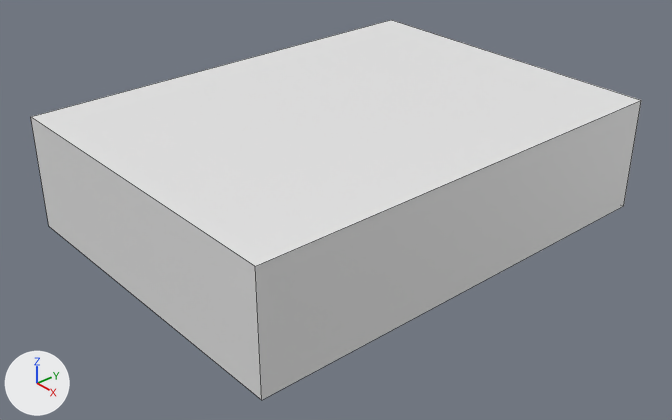
Before and after pictures for a commit that changed the Blender file Blender/RecoveryGuidanceUnit.blend.
One viewpoint serves both versions: a camera (50 mm lens) standing at (1.065, -0.94, 0.677) and looking at (0.021, -0.032, -0.069). Lighting does not change. The marker at lower left points along +X, +Y and +Z. Mesh edges are drawn as thin lines.

Script lines for the objects in view, before the commit:
```python
me_octo = bpy.data.meshes.new('octo')
me_octo.from_pydata(...)  # a box spanning x -0.4..0.4, y -0.1..0.1, z -0.3..0.3
me_octo.materials.append(mat_octo)  # white #e7e7e7
ob_octo = bpy.data.objects.new('octo', me_octo)
ob_octo.parent = ob_probecoreocto
ob_octo.location = (0.0, 0.0, 0.0)
ob_octo.rotation_euler = (1.571, 0.0, -1.571)  # degrees (90, 0, -90)
```
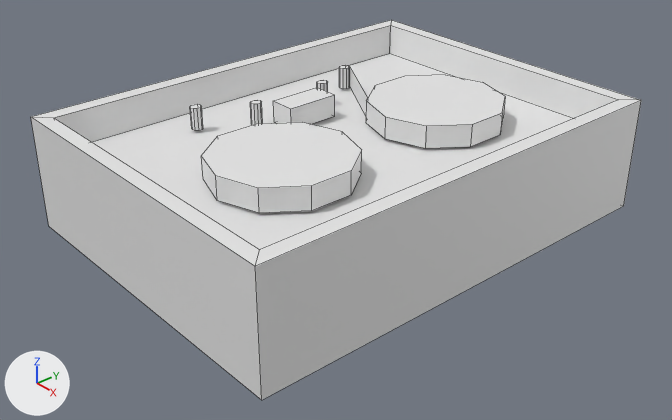
Pixel boxes (x1, y1, x2, y2) of what changed, in the pictures (672 x 420 px):
part 1 of me_octo, added
    after: (339, 65, 505, 148)
part 2 of me_octo, added
    after: (201, 122, 362, 213)
part 3 of me_octo, added
    after: (317, 80, 328, 92)
part 4 of me_octo, added
    after: (250, 100, 263, 125)
part 5 of me_octo, added
    after: (190, 104, 203, 131)
part 6 of me_octo, built on
    both: (31, 20, 641, 266)
part 7 of me_octo, added
    after: (273, 87, 335, 124)

The edits, one by one:
me_octo is used by ob_octo; parent ob_probecoreocto; location (0.0, 0.0, 0.0); rotation (1.571, 0.0, -1.571), in degrees (90, 0, -90).
Verts and faces of me_octo; kept vertices keep their numbers, new ones are numbered from 8.
me_octo had 8 vertices, 6 faces and spanned x -0.4..0.4, y -0.1..0.1, z -0.3..0.3.
me_octo now has 146 vertices, 86 faces and spans x -0.4..0.4, y -0.1..0.1, z -0.3..0.3.
me_octo part 1: a new loose piece of 42 vertices spanning x -0.287..-0.047, y 0.05..0.089, z -0.167..0.178, in mat_octo (white #e7e7e7).
me_octo part 2: a new loose piece of 20 vertices spanning x 0.047..0.287, y 0.05..0.089, z -0.167..0.062, in mat_octo (white #e7e7e7).
me_octo part 3: a new loose piece of 20 vertices spanning x -0.082..-0.062, y 0.05..0.089, z 0.127..0.146, in mat_octo (white #e7e7e7).
me_octo part 4: a new loose piece of 20 vertices spanning x 0.065..0.085, y 0.05..0.089, z 0.127..0.146, in mat_octo (white #e7e7e7).
me_octo part 5: a new loose piece of 20 vertices spanning x 0.152..0.172, y 0.05..0.089, z 0.176..0.195, in mat_octo (white #e7e7e7).
Part 6, on me_octo:
1 face is deleted.
8 vertices are added at x -0.373..0.373, y 0.045..0.1, z -0.273..0.273.
9 new faces join them.
Part 7, on me_octo:
New vertex 8 is at (-0.048, 0.05, 0.122).
New vertex 9 is at (-0.048, 0.089, 0.122), pixel (317, 87).
New vertex 10 is at (-0.048, 0.05, 0.075), pixel (334, 116).
New vertex 11 is at (-0.048, 0.089, 0.075), pixel (334, 94).
New vertices 12 to 15 stand at vertices 8 to 11, in that order, plus (0.096, 0.0, 0.0).
New faces: (8, 12, 13, 9), (8, 9, 11, 10), (10, 11, 15, 14), (12, 14, 15, 13), (9, 13, 15, 11).
